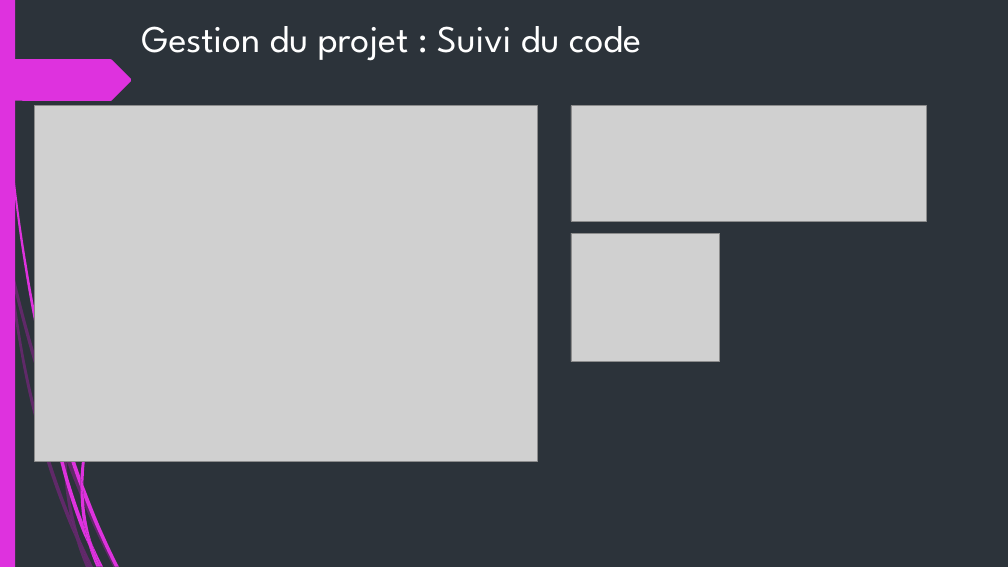
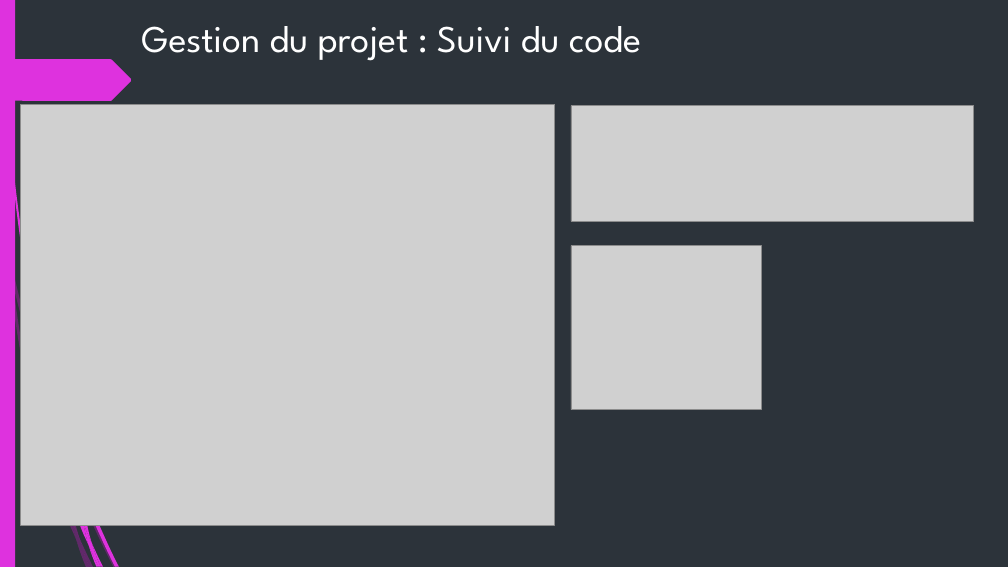
Before and after one commit to avamdui/TODOLIST, a slide deck: slide 9 of Documentation/TODO.pptx (slide 8 before the commit). Drawn at 1008x567 pixels with LibreOffice and Linux fonts; fonts in the diff are those of the drawing; grey boxes stand for pictures. Boxes give left, top, right and bottom in pixels: in the first picture for what was removed or moved away, otherwise in the second. Text is boxed around its words. In the diff, an @@ line names an element or a change of style, - is before the commit and + after.

```diff
--- a/Documentation/TODO.pptx
+++ b/Documentation/TODO.pptx
@@ picture: place and size @@
-picture at [35, 106, 538, 462]
+picture at [21, 104, 555, 526]
@@ picture: place and size @@
-picture at [571, 106, 926, 222]
+picture at [571, 106, 974, 222]
@@ freeform shape removed at [80, 260, 197, 485] @@
@@ picture: place and size @@
-picture at [571, 233, 720, 361]
+picture at [571, 246, 761, 410]
@@ freeform shape removed at [45, 357, 80, 488] @@
@@ freeform shape removed at [64, 443, 67, 461] @@
@@ freeform shape removed at [80, 477, 83, 496] @@
```
Also in this commit, not shown: 4 other slides changed, 1 slide added, 5 other files.
